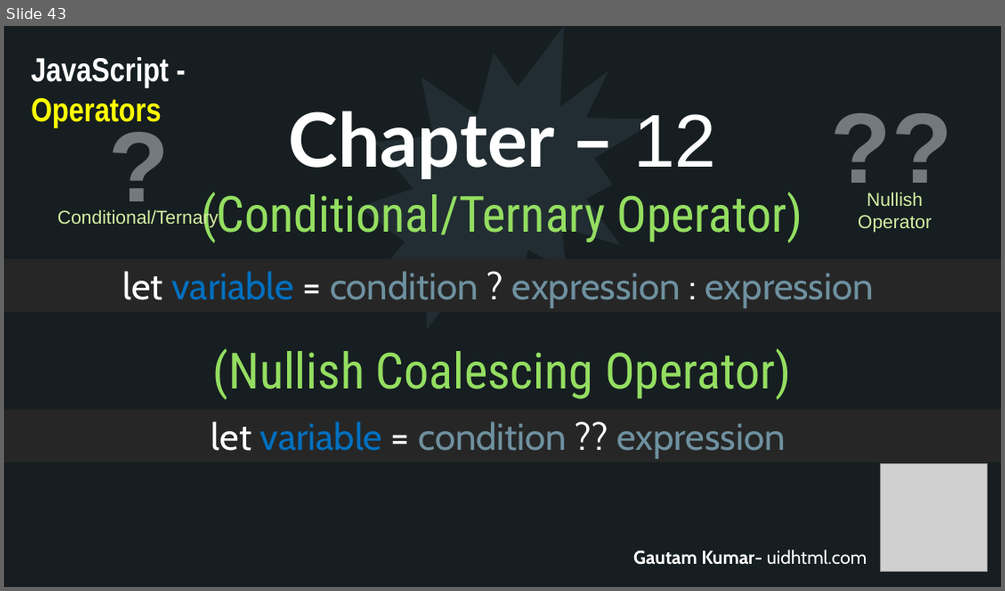
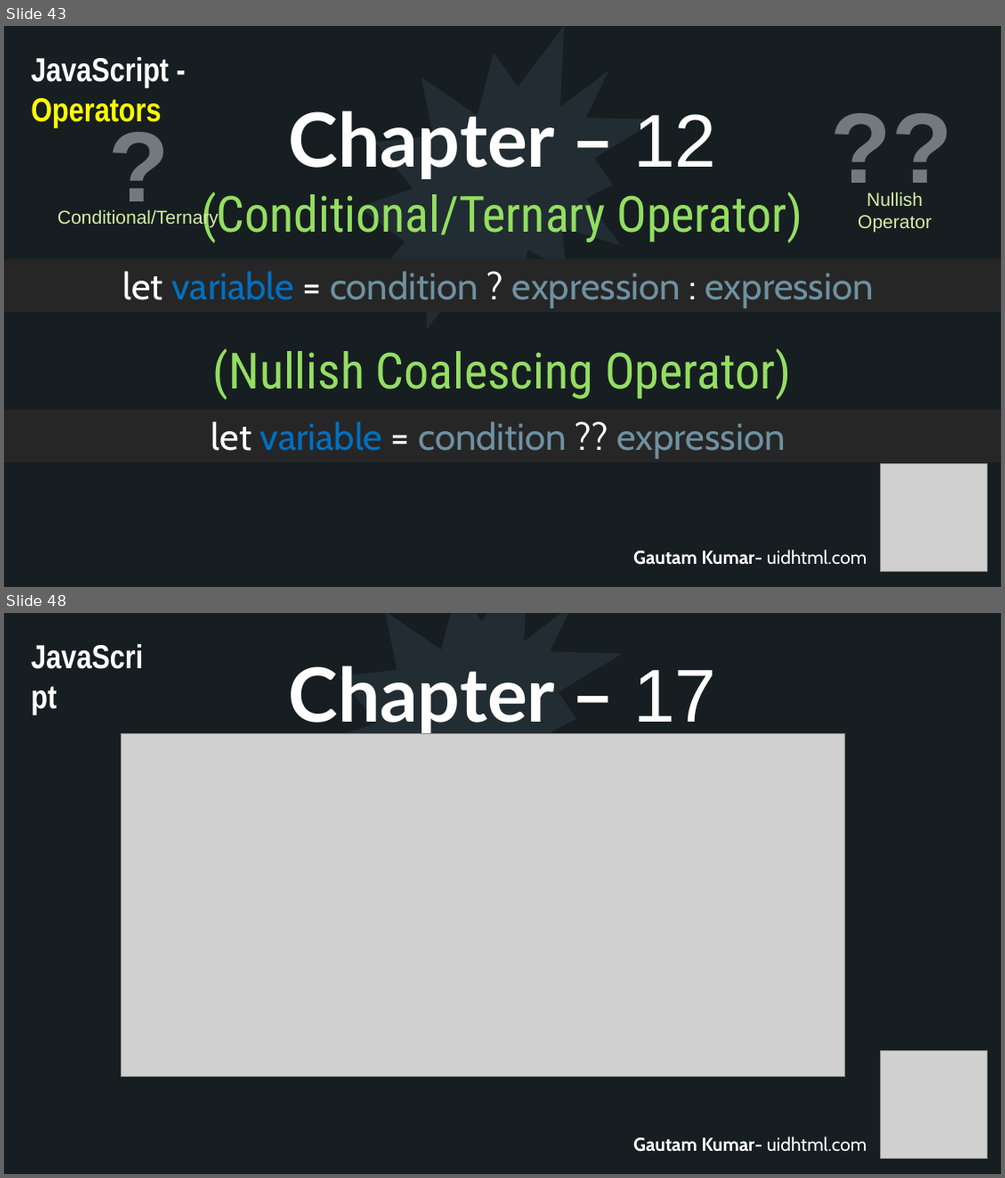
Before and after one commit to uidhtml/javascript-tutorials, a slide deck: Javascript Tutorials.pptx. Shown one above the other, each under a label of ours: slide 43 before the commit, slides 43 and 48 after it; the slides between them are not shown. The pictures are 1005x591 and 1005x1178 pixels, drawn with LibreOffice and Linux fonts; fonts in the diff are those of the drawing; grey boxes stand for pictures. Boxes give left, top, right and bottom in pixels: in the first picture for what was removed or moved away, otherwise in the second. Text is boxed around its words. In the diff, an @@ line names an element or a change of style, - is before the commit and + after.

Commit message:
Added chapter 15 video

```diff
--- a/Javascript Tutorials.pptx
+++ b/Javascript Tutorials.pptx
@@ slide 48 added at [4, 613, 1001, 1174], background #2C3C43; not listed: 10 template elements that a slide beside it also shows @@
@@ rectangle added at [4, 613, 1001, 1174], fill #161E22 @@
@@ text added at [24, 632, 154, 680], 32 pt, text #FFFFFF, bold @@
+JavaScript
@@ irregular seal added at [323, 613, 623, 863], fill #212D32 @@
@@ title added at [288, 666, 716, 736], 72 pt, text #FFFFFF, bold @@
+Chapter – 17
@@ picture added at [121, 734, 844, 1077] @@
@@ picture added at [881, 1051, 988, 1159] @@
@@ text added at [633, 1136, 866, 1151], 18 pt, text #FFFFFF, bold @@
+Gautam Kumar- uidhtml.com
```
Also in this commit, not shown: 4 other slides added, 12 other files.
